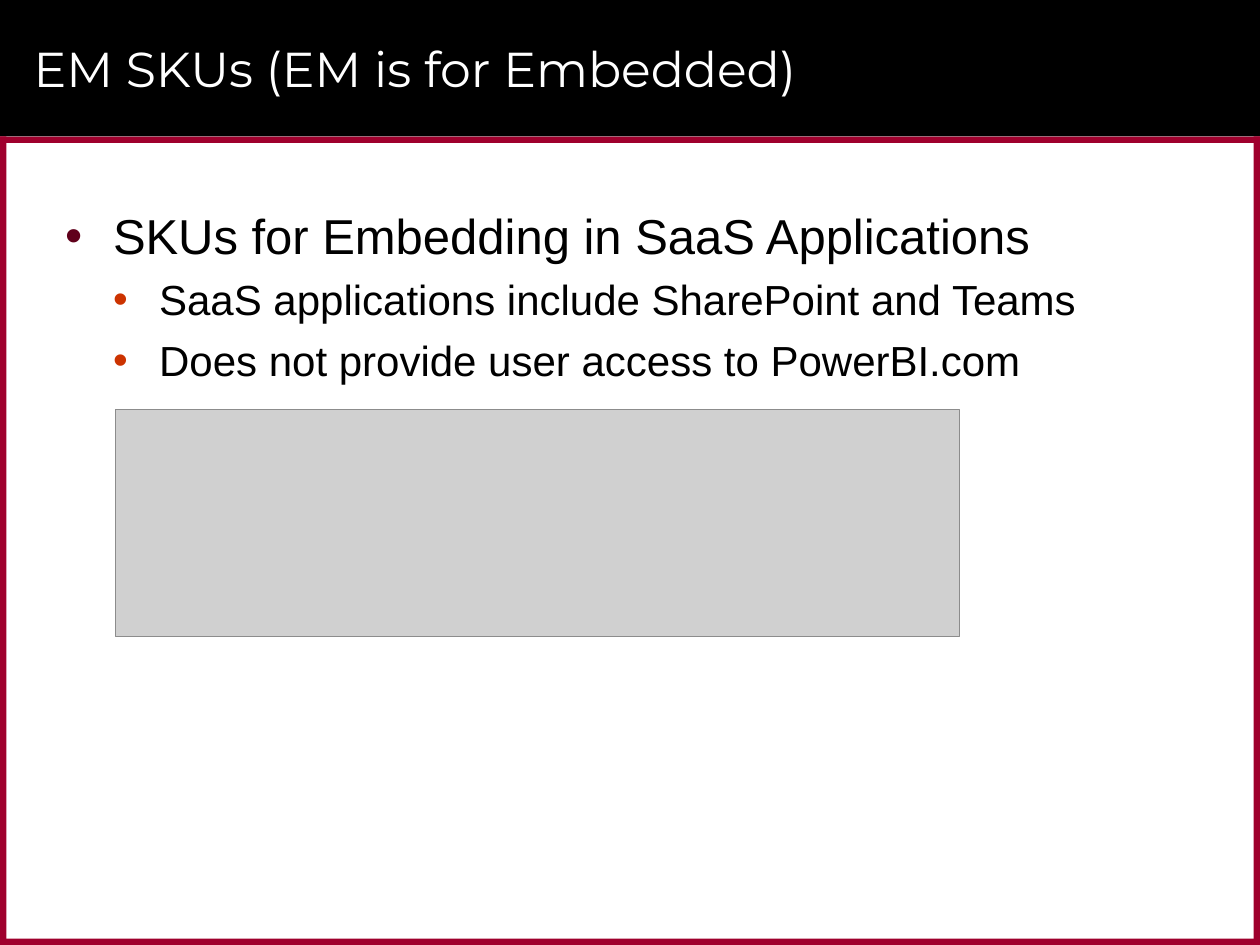
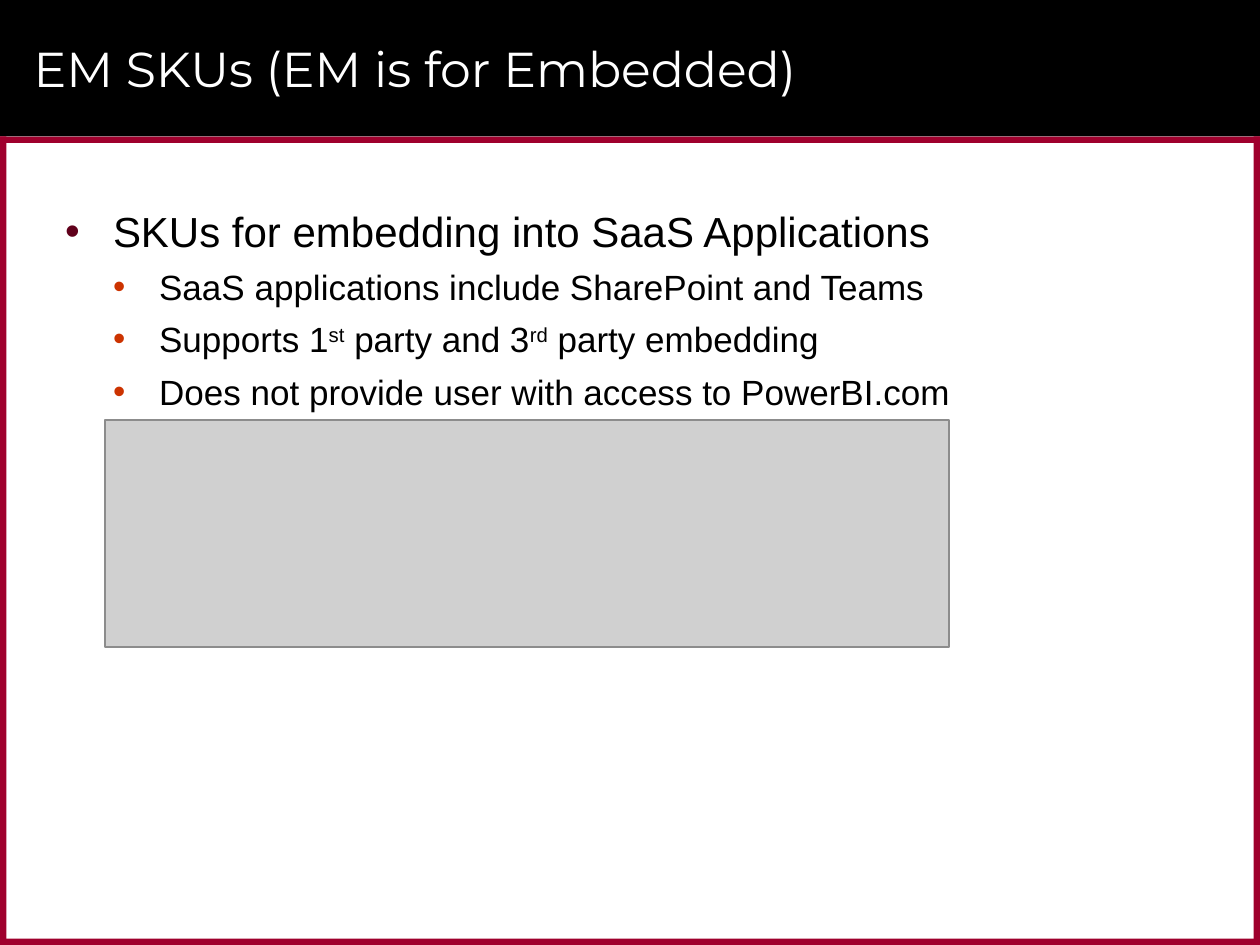
Before and after one commit to CriticalPathTraining/PowerBiEmbedded, a slide deck: slide 18 of Power BI Embedded - December 2017.pptx (slide 20 before the commit). Drawn at 1260x945 pixels with LibreOffice and Linux fonts; fonts in the diff are those of the drawing; grey boxes stand for pictures; background and template pictures are left out. Boxes give left, top, right and bottom in pixels: in the first picture for what was removed or moved away, otherwise in the second. Text is boxed around its words. In the diff, an @@ line names an element or a change of style, - is before the commit and + after.

```diff
--- a/Power BI Embedded - December 2017.pptx
+++ b/Power BI Embedded - December 2017.pptx
@@ text at (113, 216, 929, 256): text changed; size 28 to 24 pt @@
-• SKUs for Embedding in SaaS Applications
+• SKUs for embedding into SaaS Applications
@@ text at (159, 274, 924, 306): size 24 to 20 pt in "SaaS applications include SharePoint and Teams" @@
@@ text at (159, 326, 949, 411): text changed; size 24 to 20 pt @@
-  • Does not provide user access to PowerBI.com
+  • Supports 1st party and 3rd party embedding
+  • Does not provide user with access to PowerBI.com
@@ picture: place and size @@
-picture at (116, 410, 960, 636)
+picture at (105, 420, 949, 646)
```
Also in this commit, not shown: 14 other slides changed, 2 slides removed, 1 other file.
